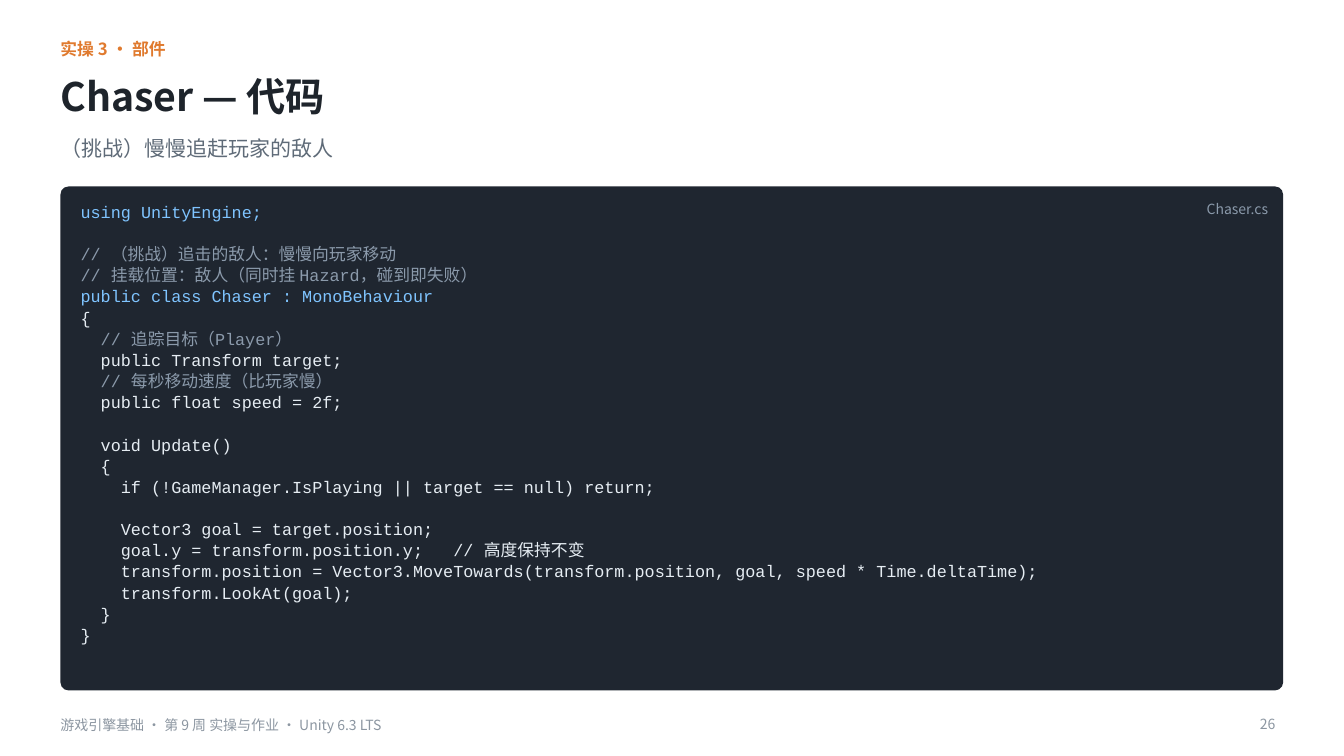
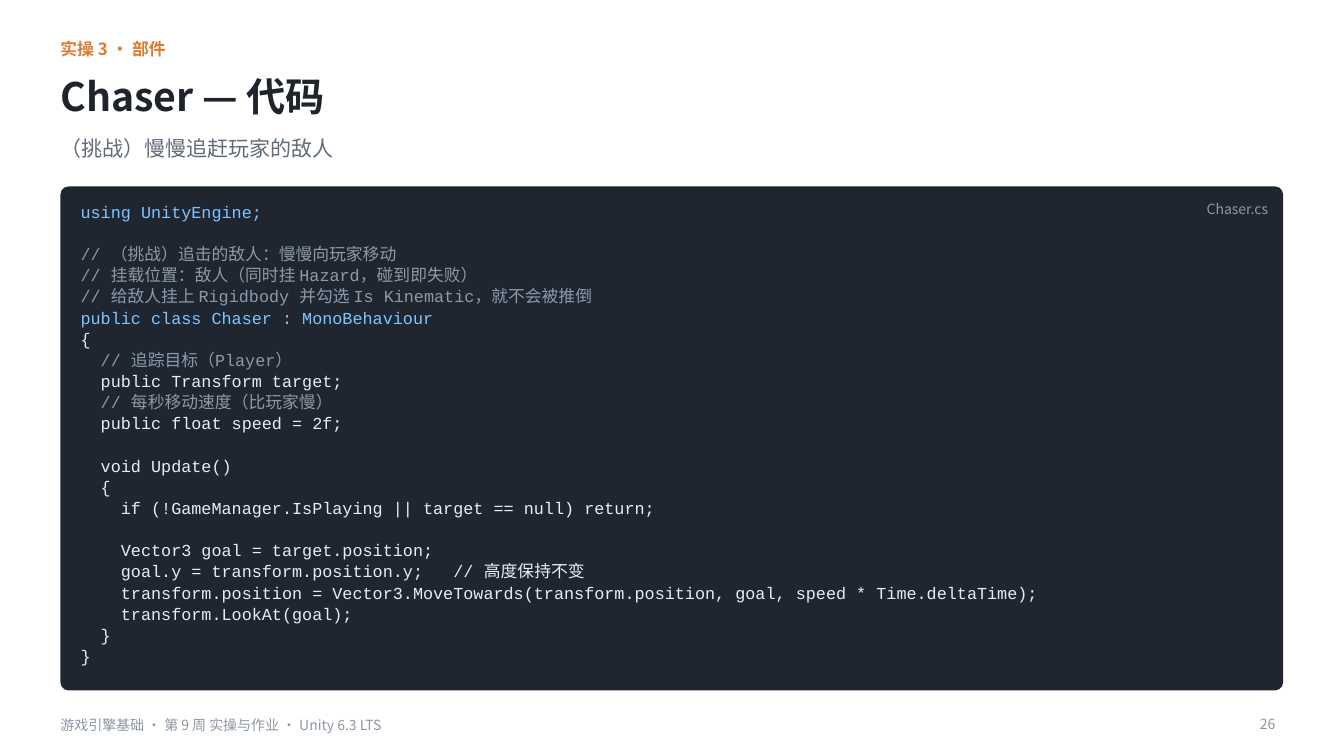
Before and after one commit to iplay-garden/game-engine-basics, a slide deck: slide 26 of 9주차/简体中文/游戏引擎基础_第9周_实操与作业指南_简体中文.pptx. Drawn at 1344x756 pixels with LibreOffice and Linux fonts; fonts in the diff are those of the drawing. Boxes give left, top, right and bottom in pixels: in the first picture for what was removed or moved away, otherwise in the second. Text is boxed around its words. In the diff, an @@ line names an element or a change of style, - is before the commit and + after.

```diff
--- a/9주차/简体中文/游戏引擎基础_第9周_实操与作业指南_简体中文.pptx
+++ b/9주차/简体中文/游戏引擎基础_第9周_实操与作业指南_简体中文.pptx
@@ text at [111, 288, 592, 306]: paragraph added @@
+// 给敌人挂上 Rigidbody 并勾选 Is Kinematic，就不会被推倒
```
Also in this commit, not shown: 3 other slides changed, 3 other files.
